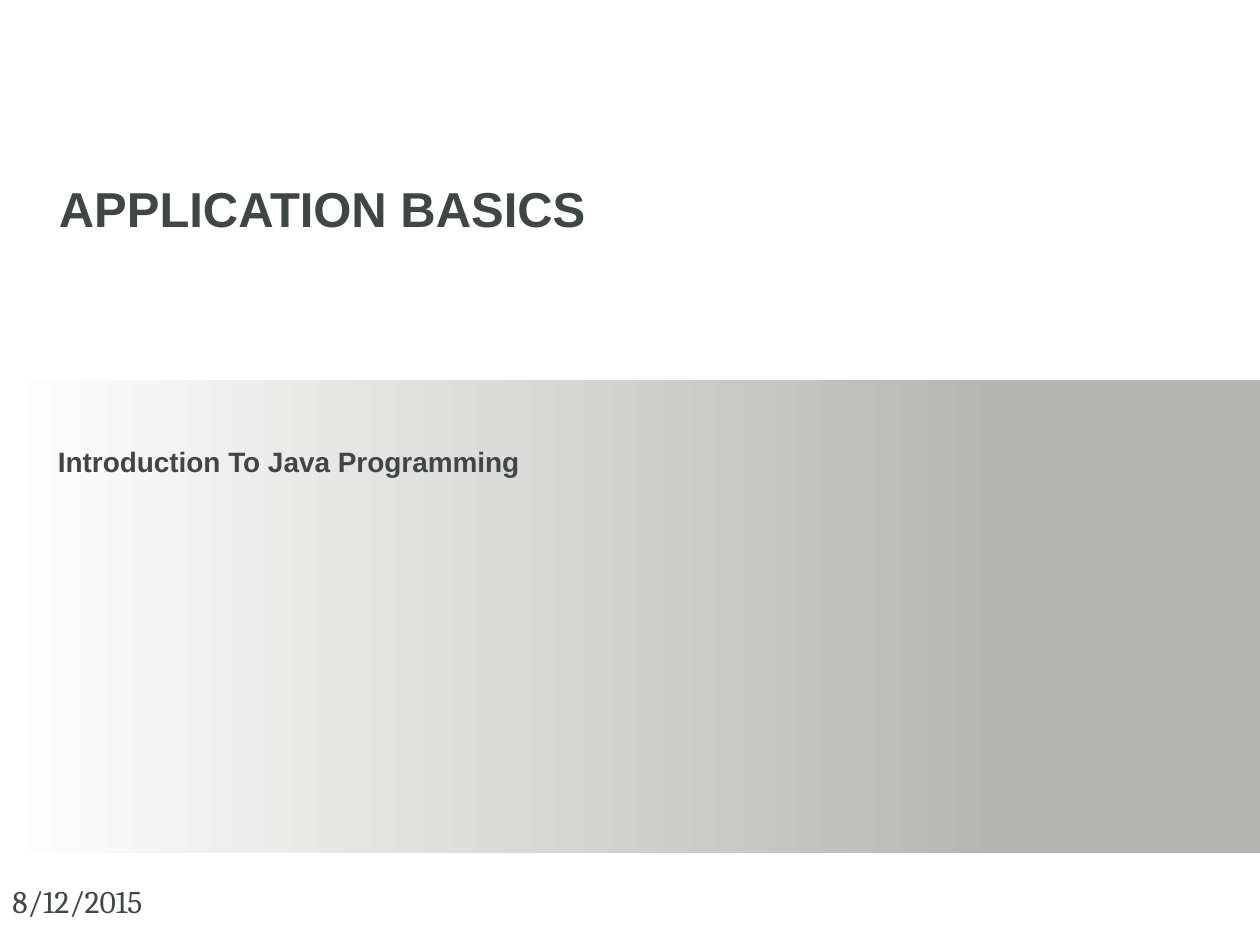
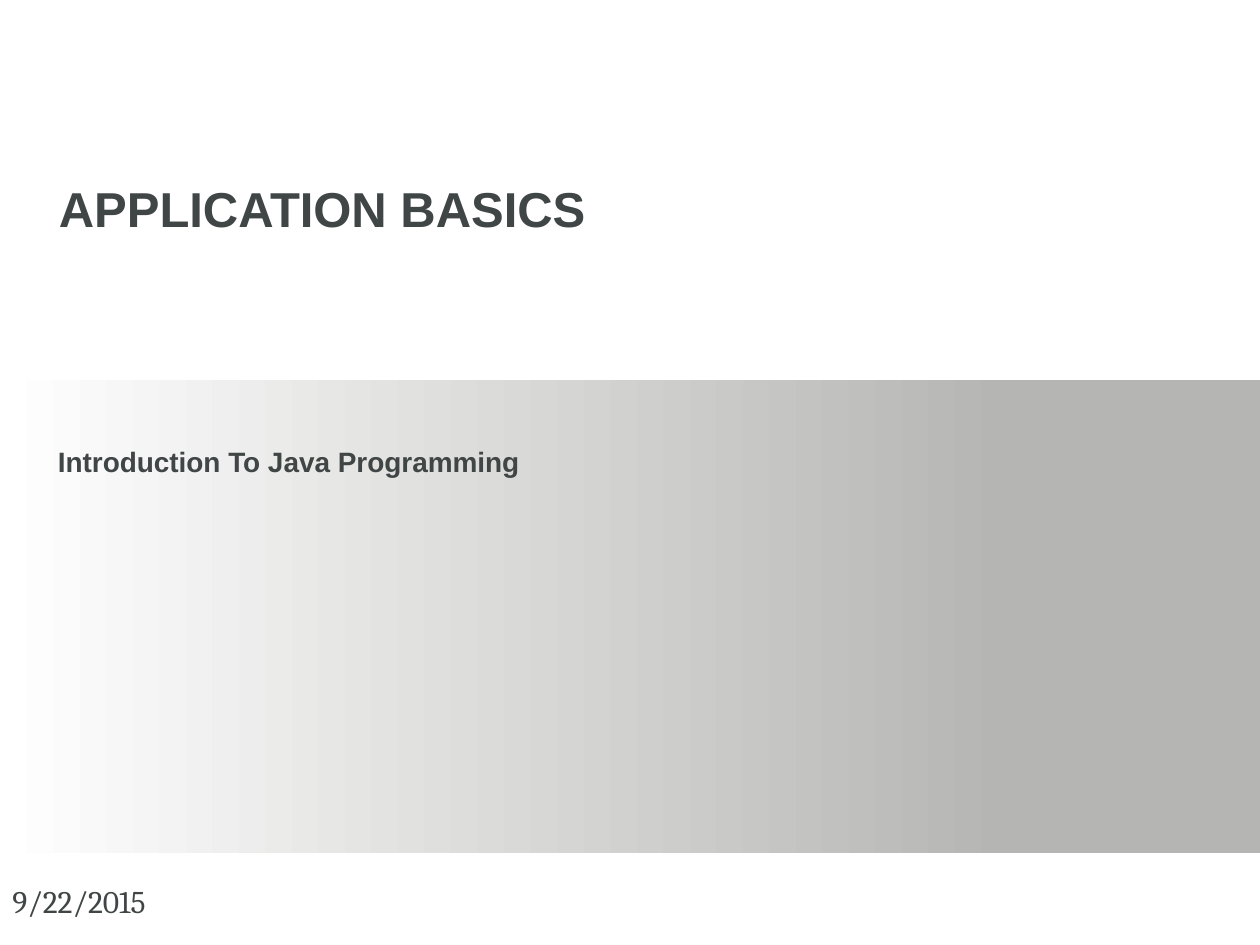
Before and after one commit to GetHip-Zach/GetHIP, a slide deck: slide 15 of presentations/Intro To Java Programming.pptx. Drawn at 1260x945 pixels with LibreOffice and Linux fonts; fonts in the diff are those of the drawing; background and template pictures are left out. Boxes give left, top, right and bottom in pixels: in the first picture for what was removed or moved away, otherwise in the second. Text is boxed around its words. In the diff, an @@ line names an element or a change of style, - is before the commit and + after.

```diff
--- a/presentations/Intro To Java Programming.pptx
+++ b/presentations/Intro To Java Programming.pptx
@@ text at (x1=12, y1=891, x2=145, y2=917): text changed @@
-8/12/2015
+9/22/2015
```
Also in this commit, not shown: 35 other slides changed, 4 slides added.
